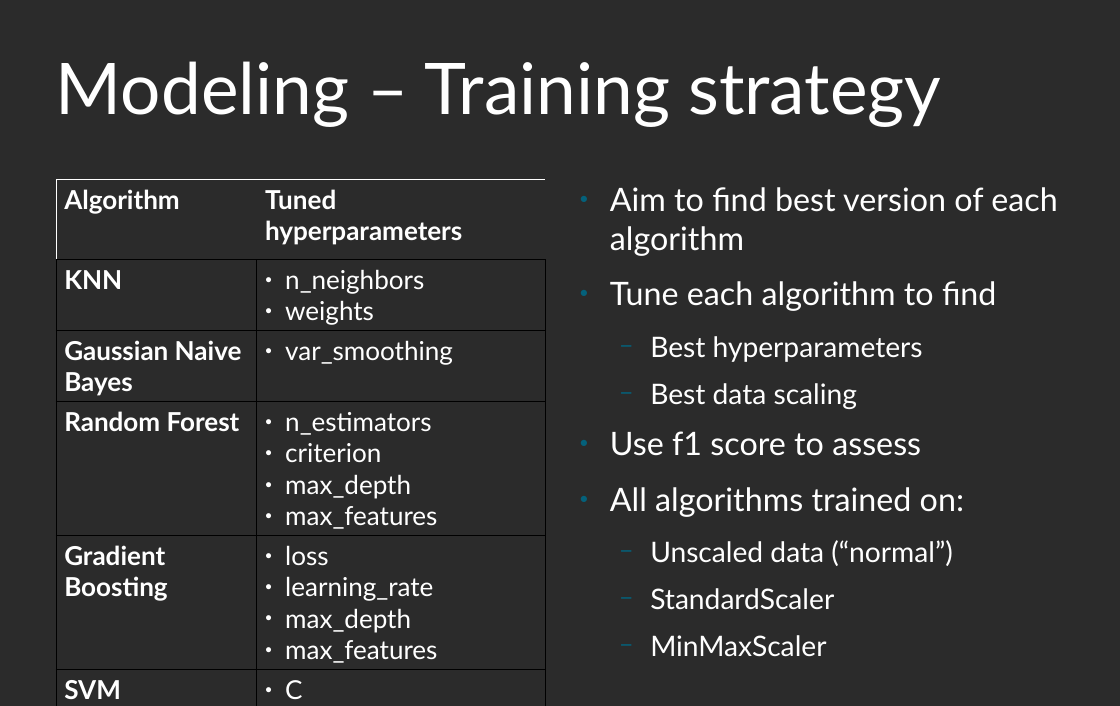
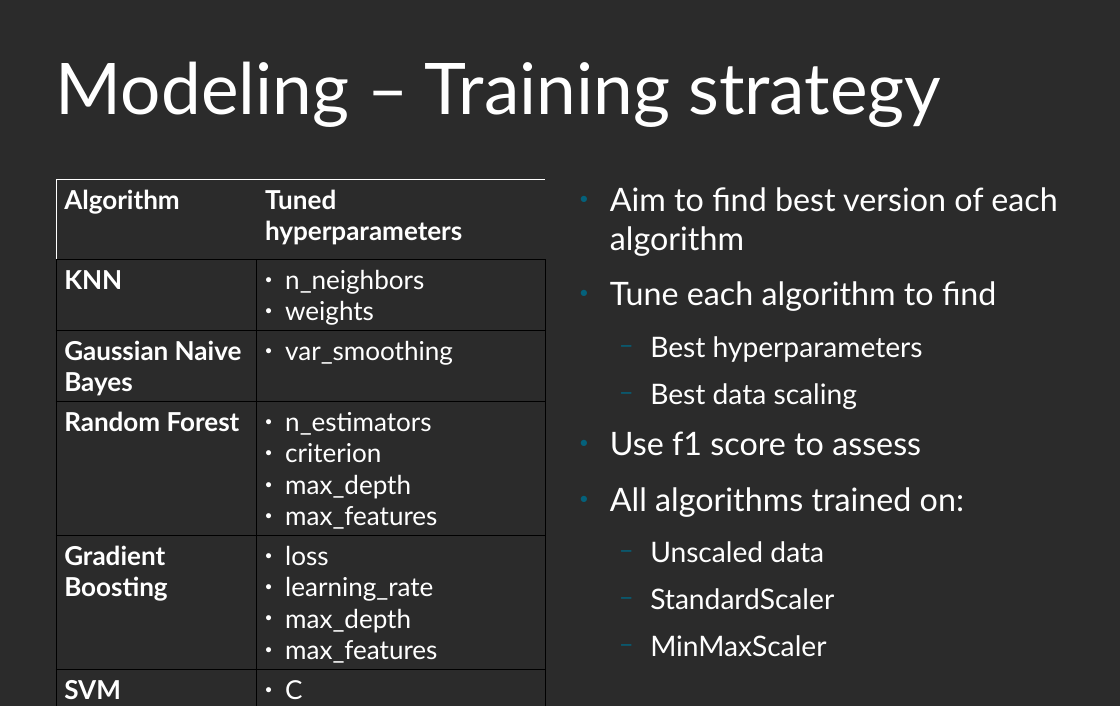
Before and after one commit to SmellsLikeCake/predicting-divorce, a slide deck: slide 10 of Predicting-Divorce.odp. Drawn at 1120x706 pixels with LibreOffice and Linux fonts; fonts in the diff are those of the drawing; background and template pictures are left out; a plain dark background stands for a picture behind light text. Boxes give left, top, right and bottom in pixels: in the first picture for what was removed or moved away, otherwise in the second. Text is boxed around its words. In the diff, an @@ line names an element or a change of style, - is before the commit and + after.

```diff
--- a/Predicting-Divorce.odp
+++ b/Predicting-Divorce.odp
@@ text at box(650, 541, 824, 563): text changed @@
-  − Unscaled data (“normal”)
+  − Unscaled data
```
Also in this commit, not shown: 7 other slides changed, 4 slides added, 1 slide removed, 1 other file.
